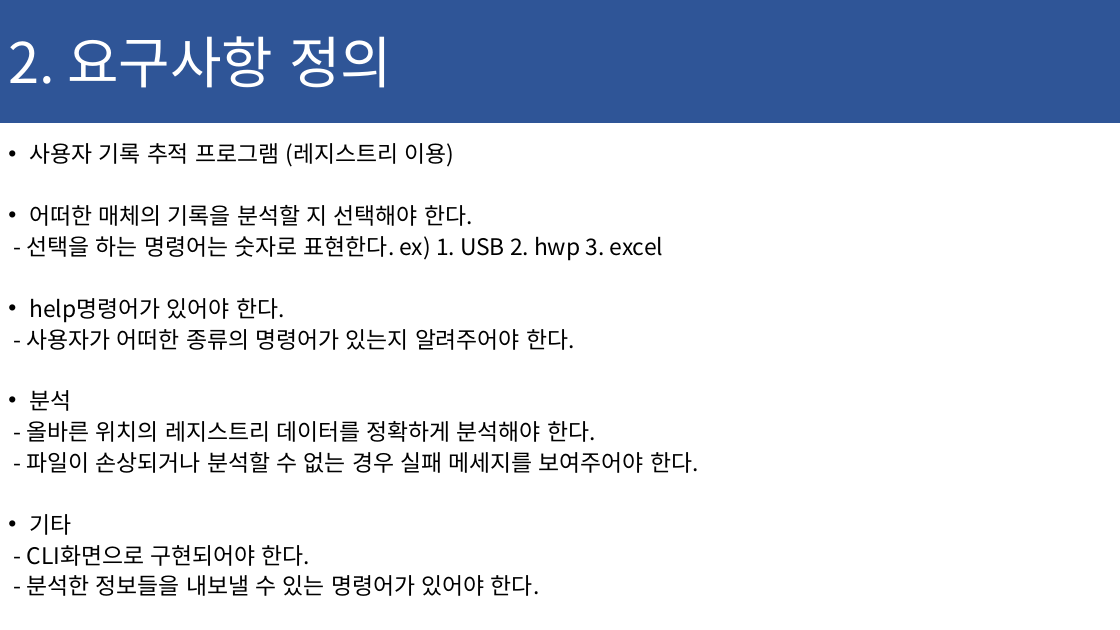
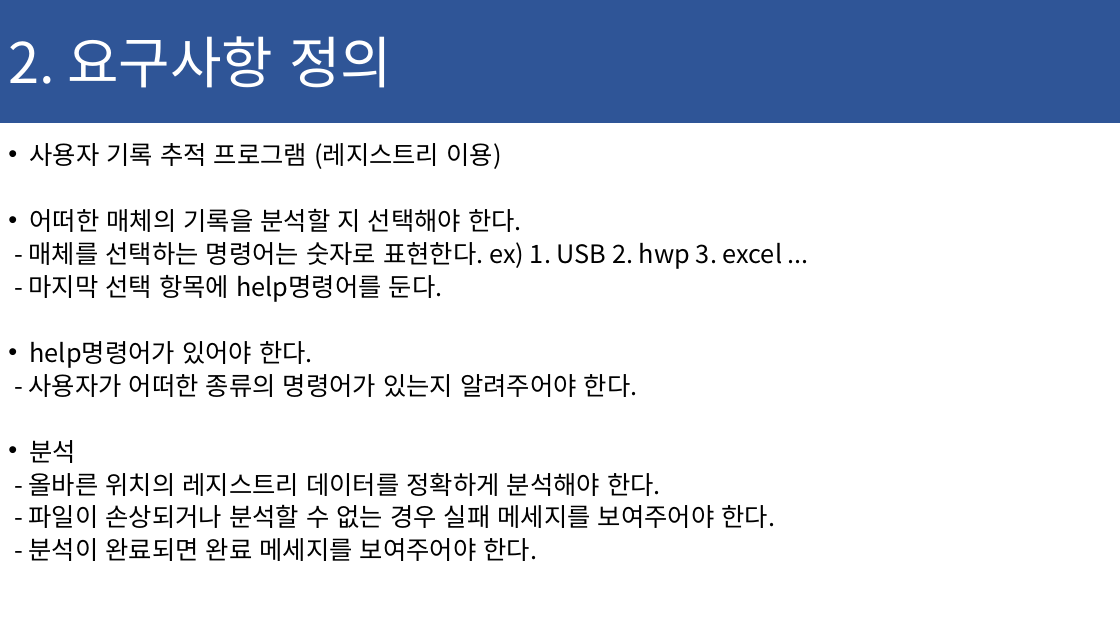
Before and after one commit to ChaeSung-Lee/DJ_InternShip, a slide deck: slide 17 of 2021_Summer/jp.hong/Project_BnD_jph.pptx (slide 15 before the commit). Drawn at 1120x630 pixels with LibreOffice and Linux fonts; fonts in the diff are those of the drawing. Boxes give left, top, right and bottom in pixels: in the first picture for what was removed or moved away, otherwise in the second. Text is boxed around its words. In the diff, an @@ line names an element or a change of style, - is before the commit and + after.

```diff
--- a/2021_Summer/jp.hong/Project_BnD_jph.pptx
+++ b/2021_Summer/jp.hong/Project_BnD_jph.pptx
@@ text at [29, 143, 776, 528]: size 19.6 to 21.7 pt in "사용자 기록 추적 프로그램 (레지스트리 이용)", "어떠한 매체의 기록을 분석할 지 선택해야 한다.", "help명령어가 있어야 한다.", "- 사용자가 어떠한 종류의 명령어가 있는지 알려주어야 ..." and 3 more places @@
@@ text at [29, 242, 783, 302]: text changed; size 19.6 to 21.7 pt @@
-- 선택을 하는 명령어는 숫자로 표현한다. ex) 1. USB 2. hwp 3. excel
+- 매체를 선택하는 명령어는 숫자로 표현한다. ex) 1. USB 2. hwp 3. excel ...
+- 마지막 선택 항목에 help명령어를 둔다.
@@ text at [29, 538, 537, 561]: text changed; size 19.6 to 21.7 pt @@
-• 기타
-- CLI화면으로 구현되어야 한다.
-- 분석한 정보들을 내보낼 수 있는 명령어가 있어야 한다.
+- 분석이 완료되면 완료 메세지를 보여주어야 한다.
```
Also in this commit, not shown: 2 other slides changed, 3 slides added.
